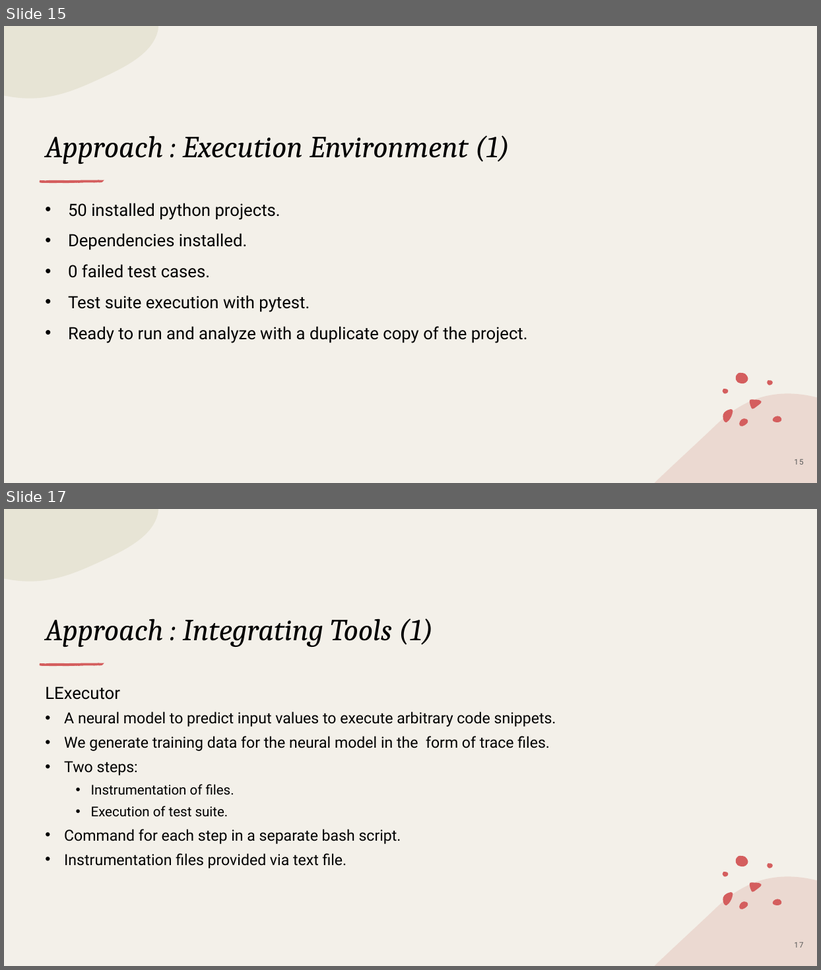
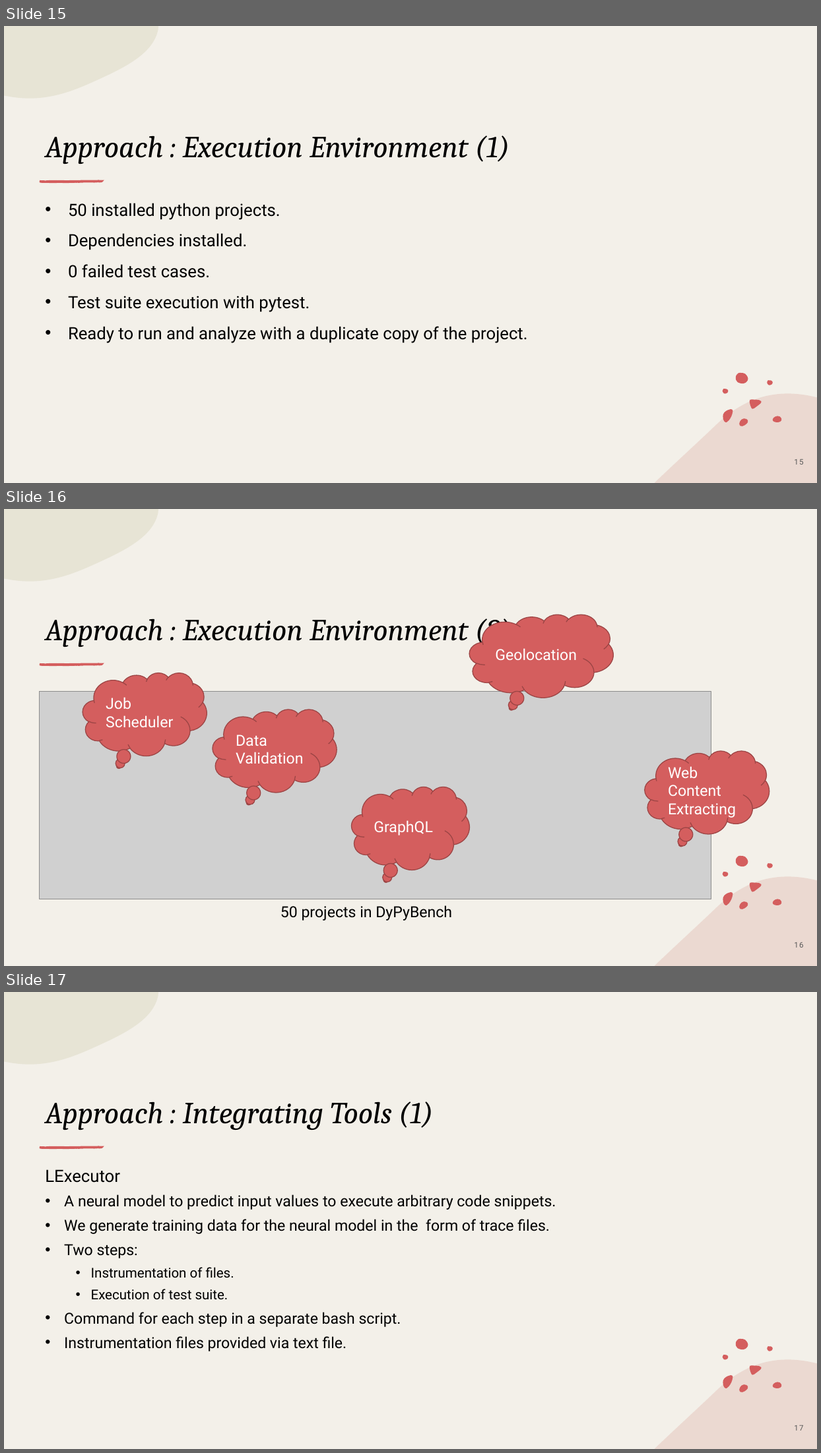
Before and after one commit to piyush-bajaj/DynamicPythonBenchmark, a slide deck: Final Presentation.pptx. Shown one above the other, each under a label of ours: slides 15 and 17 before the commit, slides 15, 16 and 17 after it; the slides between them are not shown. The pictures are 821x970 and 821x1453 pixels, drawn with LibreOffice and Linux fonts; fonts in the diff are those of the drawing; grey boxes stand for pictures. Boxes give left, top, right and bottom in pixels: in the first picture for what was removed or moved away, otherwise in the second. Text is boxed around its words. In the diff, an @@ line names an element or a change of style, - is before the commit and + after.

```diff
--- a/Final Presentation.pptx
+++ b/Final Presentation.pptx
@@ slide 16 added at (4, 509, 817, 966), background #F3F0E9; not listed: 14 template elements that a slide beside it also shows @@
@@ title added at (45, 613, 512, 647), 36 pt, text #000000, italic @@
+Approach : Execution Environment (2)
@@ thought cloud added at (469, 615, 613, 698), fill #D45E5E, outline #9D4646 1 pt, 18 pt, text #FFFFFF @@
+Geolocation
@@ thought cloud added at (83, 673, 207, 756), fill #D45E5E, outline #9D4646 1 pt, 18 pt, text #FFFFFF @@
+Job Scheduler
@@ picture added at (39, 692, 711, 900) @@
@@ thought cloud added at (213, 710, 337, 793), fill #D45E5E, outline #9D4646 1 pt, 18 pt, text #FFFFFF @@
+Data Validation
@@ thought cloud added at (645, 751, 770, 834), fill #D45E5E, outline #9D4646 1 pt, 18 pt, text #FFFFFF @@
+Web Content Extracting
@@ thought cloud added at (352, 787, 469, 870), fill #D45E5E, outline #9D4646 1 pt, 18 pt, text #FFFFFF @@
+GraphQL
@@ text added at (281, 906, 452, 921), 18 pt, text #000000 @@
+50 projects in DyPyBench
@@ page number added at (794, 943, 803, 948), 9 pt, text #595959 @@
+16
```
Also in this commit, not shown: 11 slides changed, 1 other slide added.
